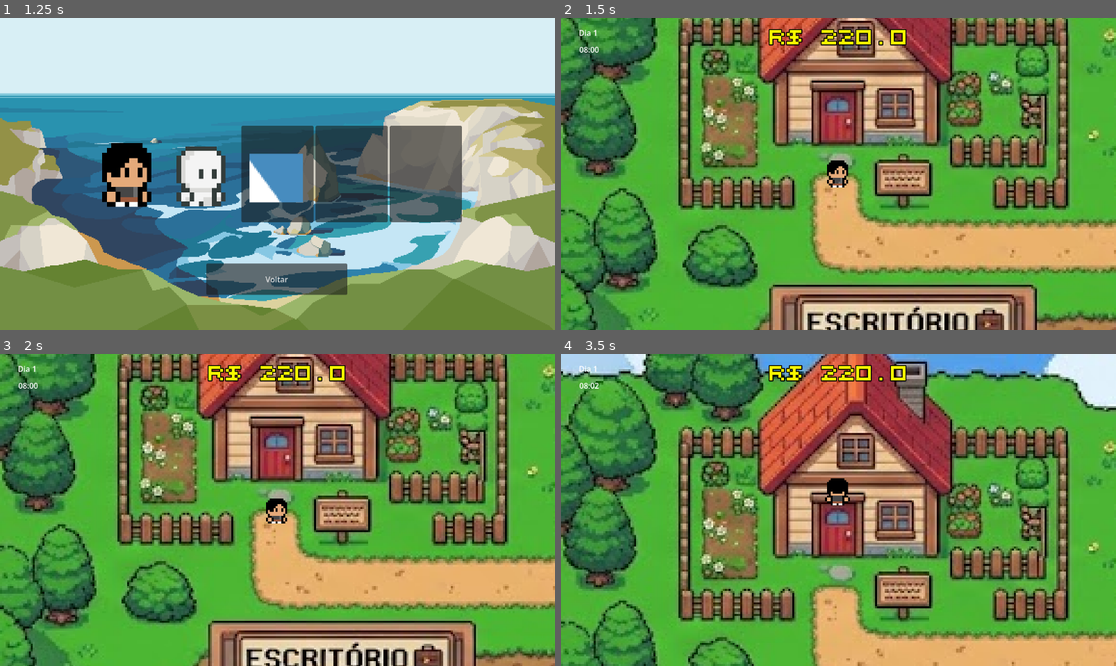
Above: before the commit, frames 1-4 (two rows, left to right).
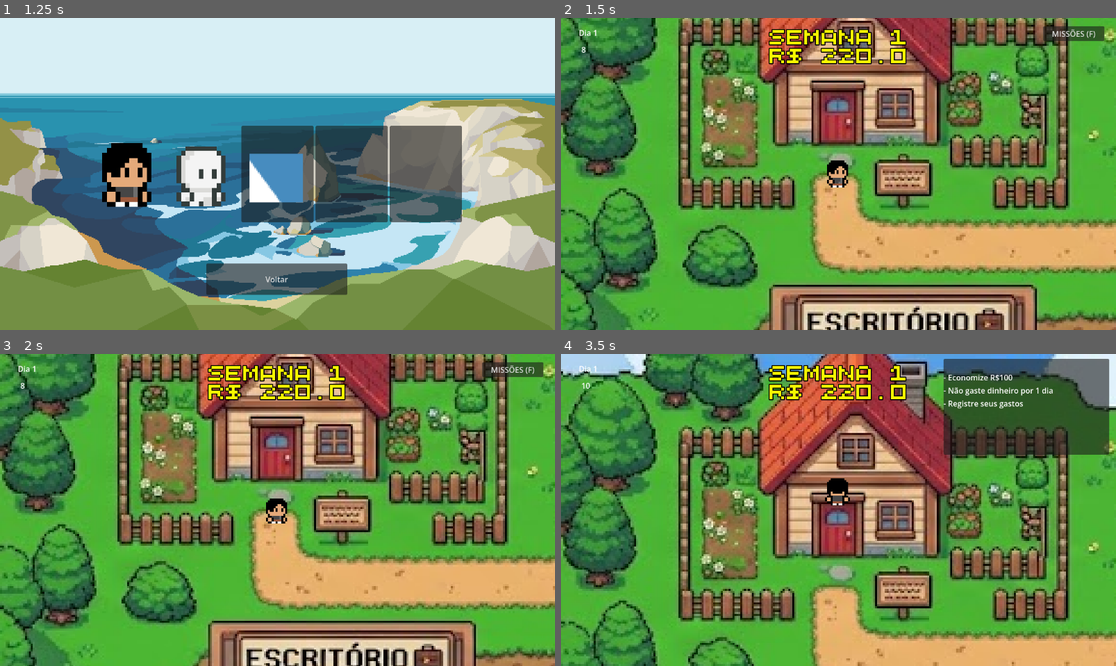
Above: after the commit, the same moments.

Repository: raul4500/mundo-financeiro
Game: Godot game, scene res://scenes/menus/main_menu.tscn
Two runs of this game, one before a commit and one after it. Both use one fixed random seed, a clock stepped at 60 frames per second and the inputs below. The engine's default icon, where the game draws it, is replaced by a stand-in: a white triangle on a blue panel in a dark square.
Inputs (mouse positions are in pixels of both pictures, inside the frame that each line leads up to):
- Up to frame 1 (1.25 s): click "Novo Jogo" at 0.5 s
- Up to frame 2 (1.5 s): click (688, 174) at 1.25 s
- Up to frame 3 (2 s): no input
- Up to frame 4 (3.5 s): click (1071, 369) at 2 s, where only the run after the commit has a clickable "MISSÕES (F)"; tap Enter (ui_accept) at 2.75, 3.02, 3.05, 3.32 s; hold W (move_up) from 2.78 s (still down); hold F from 2.78 s (still down)

Frame 1 is identical in both runs. In frame 2, 2.0% of the frame differs, in the area x 3-98%, y 2-15%; in frame 3, 2.0%; in frame 4, 10%, in the area x 3-99%, y 1-33%.

Commit message:
changes made on class

Diff:
--- a/project.godot
+++ b/project.godot
@@ -22,6 +22,8 @@
 Global="*uid://docig2r6rn8st"
 UnexpectedEvents="*uid://dn0fudhms8ha6"
 TimeManager="*uid://bc7phm8sp46xm"
+MissionManager="*uid://cvt4jycppg2xx"
+DoorManager="*uid://dcjoibsvo3jjk"
 
 [input]
 
--- a/scenes/players/player.tscn
+++ b/scenes/players/player.tscn
@@ -4,6 +4,7 @@
 [ext_resource type="Script" uid="uid://dcbgk5qjcltii" path="res://scripts/hud/hud_control.gd" id="3_phaeh"]
 [ext_resource type="FontFile" uid="uid://bf1r20swxoymi" path="res://assests/fonts/QuinqueFive.otf" id="4_yl2j2"]
 [ext_resource type="PackedScene" uid="uid://cha446b7n3r5r" path="res://scenes/menus/pause_menu.tscn" id="5_es4m5"]
+[ext_resource type="Script" uid="uid://b8pmiwonxqp53" path="res://scripts/hud/missions_ui.gd" id="5_olb2f"]
 
 [sub_resource type="RectangleShape2D" id="RectangleShape2D_tys1d"]
 size = Vector2(9, 5)
@@ -50,13 +51,12 @@
 theme_override_constants/shadow_outline_size = 5
 theme_override_fonts/font = SubResource("FontVariation_m4kff")
 theme_override_font_sizes/font_size = 30
-text = "fsefe"
 horizontal_alignment = 1
 
-[node name="CanvasLayer" type="CanvasLayer" parent="." unique_id=926795539]
+[node name="Pause" type="CanvasLayer" parent="." unique_id=926795539]
 process_mode = 3
 
-[node name="pause_menu" parent="CanvasLayer" unique_id=2075846777 instance=ExtResource("5_es4m5")]
+[node name="pause_menu" parent="Pause" unique_id=2075846777 instance=ExtResource("5_es4m5")]
 anchors_preset = 0
 anchor_right = 0.0
 anchor_bottom = 0.0
@@ -66,3 +66,32 @@
 offset_bottom = 481.0
 grow_horizontal = 1
 grow_vertical = 1
+
+[node name="MissionsUi" type="CanvasLayer" parent="." unique_id=786813186]
+script = ExtResource("5_olb2f")
+
+[node name="Open" type="Button" parent="MissionsUi" unique_id=615180017]
+offset_left = 1001.0
+offset_top = 17.0
+offset_right = 1128.0
+offset_bottom = 48.0
+text = "MISSÕES (F)"
+
+[node name="Panel" type="Panel" parent="MissionsUi" unique_id=590353208]
+visible = false
+show_behind_parent = true
+offset_left = 794.0
+offset_top = 10.0
+offset_right = 1138.0
+offset_bottom = 209.0
+
+[node name="VBoxContainer" type="VBoxContainer" parent="MissionsUi/Panel" unique_id=80979689]
+layout_mode = 0
+offset_right = 40.0
+offset_bottom = 40.0
+
+[node name="Title" type="Label" parent="MissionsUi/Panel/VBoxContainer" unique_id=1263093409]
+layout_mode = 2
+
+[node name="MissionList" type="VBoxContainer" parent="MissionsUi/Panel/VBoxContainer" unique_id=177698271]
+layout_mode = 2
--- a/scenes/world/main_game.tscn
+++ b/scenes/world/main_game.tscn
@@ -4,10 +4,10 @@
 [ext_resource type="Texture2D" uid="uid://chk50sy5fvbm" path="res://assests/sprites/PNG/TileSet_V1.png" id="2_yls0m"]
 [ext_resource type="Texture2D" uid="uid://bn25wcp4u05qr" path="res://assests/sprites/1 Tiles/Tile_04.png" id="3_1ykqh"]
 [ext_resource type="Texture2D" uid="uid://62w5yrcdqt4r" path="res://assests/sprites/68908f99-a84b-46a7-b953-04ed86e010d2.jpg" id="4_atnbu"]
-[ext_resource type="Script" uid="uid://b1lnuqk4aqlo7" path="res://scripts/world/minigame_door.gd" id="5_c3j4a"]
-[ext_resource type="Script" uid="uid://cagihov8rth3a" path="res://scripts/world/shop_door.gd" id="6_v6dap"]
+[ext_resource type="Script" uid="uid://c0fdy3dk8vb0s" path="res://scripts/world/doors/minigame_door.gd" id="5_284u4"]
+[ext_resource type="Script" uid="uid://ld1a4gtiqh5s" path="res://scripts/world/doors/shop_door.gd" id="6_02s2o"]
 [ext_resource type="FontFile" uid="uid://bf1r20swxoymi" path="res://assests/fonts/QuinqueFive.otf" id="7_b558i"]
-[ext_resource type="Script" uid="uid://d3vy1q2be0o6j" path="res://scripts/world/bank_door.gd" id="8_w8cva"]
+[ext_resource type="Script" uid="uid://b87wemh64khlu" path="res://scripts/world/doors/bank_door.gd" id="8_yls0m"]
 
 [sub_resource type="TileSetAtlasSource" id="TileSetAtlasSource_72e8q"]
 texture = ExtResource("2_yls0m")
@@ -852,14 +852,16 @@
 
 [node name="Sp1" type="Marker2D" parent="Spawns" unique_id=569491616]
 
-[node name="minigame_door" type="Area2D" parent="." unique_id=1388088722]
-script = ExtResource("5_c3j4a")
-
-[node name="CollisionShape2D" type="CollisionShape2D" parent="minigame_door" unique_id=1350407543]
+[node name="Doors" type="Node2D" parent="." unique_id=1572920439]
+
+[node name="Minigame_door" type="Area2D" parent="Doors" unique_id=1388088722]
+script = ExtResource("5_284u4")
+
+[node name="CollisionShape2D" type="CollisionShape2D" parent="Doors/Minigame_door" unique_id=1350407543]
 position = Vector2(212, 396)
 shape = SubResource("CircleShape2D_ipu61")
 
-[node name="min_door" type="Label" parent="minigame_door" unique_id=652777388]
+[node name="Minigame" type="Label" parent="Doors/Minigame_door" unique_id=652777388]
 visible = false
 offset_left = 159.0
 offset_top = 349.0
@@ -867,14 +869,14 @@
 offset_bottom = 372.0
 text = "Minigame"
 
-[node name="shop" type="Area2D" parent="." unique_id=233731835]
-script = ExtResource("6_v6dap")
-
-[node name="CollisionShape2D" type="CollisionShape2D" parent="shop" unique_id=1442001352]
+[node name="Market_door" type="Area2D" parent="Doors" unique_id=233731835]
+script = ExtResource("6_02s2o")
+
+[node name="CollisionShape2D" type="CollisionShape2D" parent="Doors/Market_door" unique_id=1442001352]
 position = Vector2(572, 254)
 shape = SubResource("CircleShape2D_70vka")
 
-[node name="buy" type="Label" parent="shop" unique_id=720853210]
+[node name="Market" type="Label" parent="Doors/Market_door" unique_id=720853210]
 visible = false
 offset_left = 518.0
 offset_top = 220.0
@@ -886,14 +888,14 @@
 text = "COMPRAR"
 horizontal_alignment = 1
 
-[node name="bank" type="Area2D" parent="." unique_id=2021245623]
-script = ExtResource("8_w8cva")
-
-[node name="CollisionShape2D" type="CollisionShape2D" parent="bank" unique_id=1537764621]
+[node name="Bank_door" type="Area2D" parent="Doors" unique_id=2021245623]
+script = ExtResource("8_yls0m")
+
+[node name="CollisionShape2D" type="CollisionShape2D" parent="Doors/Bank_door" unique_id=1537764621]
 position = Vector2(640, 429)
 shape = SubResource("CircleShape2D_70vka")
 
-[node name="bank" type="Label" parent="bank" unique_id=1578286873]
+[node name="Bank" type="Label" parent="Doors/Bank_door" unique_id=1578286873]
 visible = false
 offset_left = 598.0
 offset_top = 404.0
@@ -907,9 +909,9 @@
 
 [connection signal="tree_entered" from="." to="." method="_on_tree_entered"]
 [connection signal="tree_exited" from="." to="." method="_on_tree_exited"]
-[connection signal="body_shape_entered" from="minigame_door" to="minigame_door" method="_on_body_shape_entered"]
-[connection signal="body_shape_exited" from="minigame_door" to="minigame_door" method="_on_body_shape_exited"]
-[connection signal="body_shape_entered" from="shop" to="shop" method="_on_body_shape_entered"]
-[connection signal="body_shape_exited" from="shop" to="shop" method="_on_body_shape_exited"]
-[connection signal="body_shape_entered" from="bank" to="bank" method="_on_body_shape_entered"]
-[connection signal="body_shape_exited" from="bank" to="bank" method="_on_body_shape_exited"]
+[connection signal="body_shape_entered" from="Doors/Minigame_door" to="Doors/Minigame_door" method="_on_body_shape_entered"]
+[connection signal="body_shape_exited" from="Doors/Minigame_door" to="Doors/Minigame_door" method="_on_body_shape_exited"]
+[connection signal="body_shape_entered" from="Doors/Market_door" to="Doors/Market_door" method="_on_body_shape_entered"]
+[connection signal="body_shape_exited" from="Doors/Market_door" to="Doors/Market_door" method="_on_body_shape_exited"]
+[connection signal="body_shape_entered" from="Doors/Bank_door" to="Doors/Bank_door" method="_on_body_shape_entered"]
+[connection signal="body_shape_exited" from="Doors/Bank_door" to="Doors/Bank_door" method="_on_body_shape_exited"]
--- a/scenes/world/bank.tscn
+++ b/scenes/world/places/bank.tscn
@@ -1,6 +1,6 @@
 [gd_scene format=3 uid="uid://bljey7557x32m"]
 
-[ext_resource type="Script" uid="uid://6ov1a0843iiq" path="res://scripts/world/banco.gd" id="1_3bwp7"]
+[ext_resource type="Script" uid="uid://6ov1a0843iiq" path="res://scripts/world/bank/banco.gd" id="1_3bwp7"]
 [ext_resource type="Texture2D" uid="uid://yxmmv1bxgkfm" path="res://assests/sprites/bank.jpg" id="2_24jpf"]
 [ext_resource type="FontFile" uid="uid://bf1r20swxoymi" path="res://assests/fonts/QuinqueFive.otf" id="3_dkbjb"]
 
--- /dev/null
+++ b/scenes/world/places/home.tscn
@@ -0,0 +1,47 @@
+[gd_scene format=3 uid="uid://ctgcos5muhc2v"]
+
+[ext_resource type="Script" uid="uid://brqyirmkigsp3" path="res://scripts/world/home/home.gd" id="1_ecgb0"]
+[ext_resource type="FontFile" uid="uid://bf1r20swxoymi" path="res://assests/fonts/QuinqueFive.otf" id="2_tq22s"]
+
+[sub_resource type="FontVariation" id="FontVariation_22txc"]
+base_font = ExtResource("2_tq22s")
+
+[node name="Home" type="Control" unique_id=994487351]
+layout_mode = 3
+anchors_preset = 15
+anchor_right = 1.0
+anchor_bottom = 1.0
+grow_horizontal = 2
+grow_vertical = 2
+script = ExtResource("1_ecgb0")
+
+[node name="Label_Money" type="Label" parent="." unique_id=617710880]
+modulate = Color(0.9696924, 0.9696924, 0.9696924, 1)
+layout_mode = 1
+anchors_preset = 5
+anchor_left = 0.5
+anchor_right = 0.5
+offset_left = -128.0
+offset_top = 29.0
+offset_right = 131.0
+offset_bottom = 71.0
+grow_horizontal = 2
+theme_override_colors/font_color = Color(1, 1, 0, 1)
+theme_override_constants/outline_size = 8
+theme_override_constants/shadow_outline_size = 5
+theme_override_fonts/font = SubResource("FontVariation_22txc")
+theme_override_font_sizes/font_size = 30
+text = "R$ 200,00"
+horizontal_alignment = 1
+
+[node name="Exit" type="Button" parent="." unique_id=1106297080]
+layout_mode = 0
+offset_left = 15.0
+offset_top = 19.0
+offset_right = 152.0
+offset_bottom = 59.0
+theme_override_fonts/font = ExtResource("2_tq22s")
+text = "SAIR
+"
+
+[connection signal="pressed" from="Exit" to="." method="_on_exit_pressed"]
--- a/scenes/world/market.tscn
+++ b/scenes/world/places/market.tscn
@@ -1,6 +1,6 @@
 [gd_scene format=3 uid="uid://b4xvk2fnxmf73"]
 
-[ext_resource type="Script" uid="uid://dhgjxsjmqw3kg" path="res://scripts/world/market.gd" id="1_ovrwm"]
+[ext_resource type="Script" uid="uid://dhgjxsjmqw3kg" path="res://scripts/world/market/market.gd" id="1_ovrwm"]
 [ext_resource type="FontFile" uid="uid://bf1r20swxoymi" path="res://assests/fonts/QuinqueFive.otf" id="2_kvkvd"]
 
 [sub_resource type="FontVariation" id="FontVariation_yyx4t"]
@@ -34,35 +34,6 @@
 text = "R$ 200,00"
 horizontal_alignment = 1
 
-[node name="Button_Deposit" type="Button" parent="." unique_id=710077164]
-layout_mode = 0
-offset_left = 72.0
-offset_top = 422.0
-offset_right = 457.0
-offset_bottom = 521.0
-theme_override_fonts/font = ExtResource("2_kvkvd")
-text = "DEPOSITAR"
-
-[node name="Button_Withdraw" type="Button" parent="." unique_id=11603081]
-layout_mode = 0
-offset_left = 634.0
-offset_top = 422.0
-offset_right = 1019.0
-offset_bottom = 521.0
-theme_override_fonts/font = ExtResource("2_kvkvd")
-text = "SACAR"
-
-[node name="Button3" type="Button" parent="." unique_id=974597138]
-modulate = Color(1, 1, 1, 0.42745098)
-layout_mode = 0
-offset_left = 374.0
-offset_top = 558.0
-offset_right = 722.0
-offset_bottom = 607.0
-mouse_filter = 2
-theme_override_fonts/font = ExtResource("2_kvkvd")
-text = "INVESTIR"
-
 [node name="Exit" type="Button" parent="." unique_id=2073528430]
 layout_mode = 0
 offset_left = 15.0
@@ -73,4 +44,11 @@
 text = "SAIR
 "
 
+[node name="TabContainer" type="TabContainer" parent="." unique_id=2101552195]
+layout_mode = 0
+offset_left = 115.0
+offset_top = 82.0
+offset_right = 1002.0
+offset_bottom = 579.0
+
 [connection signal="pressed" from="Exit" to="." method="_on_exit_pressed"]
--- a/scripts/hud/clock.gd
+++ b/scripts/hud/clock.gd
@@ -9,16 +9,15 @@
 	TimeManager.connect("day_changed", Callable(self, "_on_day_changed"))
 
 	# Atualizar imediatamente ao iniciar
-	_update_clock(Global.player["hour"], Global.player["minute"])
-	_update_day(TimeManager.current_day)
+	_update_clock(Global.player["hour"])
+	_update_day(Global.player["day"])
 
-func _on_time_changed(hour, minute):
-	_update_clock(hour, minute)
+func _on_time_changed(hour):
+	_update_clock(hour)
 
-func _update_clock(hour, minute):
-	var h = str(hour).pad_zeros(2)
-	var m = str(minute).pad_zeros(2)
-	clock_label.text = h + ":" + m
+func _update_clock(hour):
+	var h = int(hour)
+	clock_label.text = " %d" %h
 
 func _on_day_changed(day):
 	_update_day(day)
--- a/scripts/hud/hud_control.gd
+++ b/scripts/hud/hud_control.gd
@@ -9,4 +9,4 @@
 
 # Called every frame. 'delta' is the elapsed time since the previous frame.
 func _process(delta: float) -> void:
-	money_label.text = "R$ %s" %Global.player["money"]
+	money_label.text = "Semana %d" %Global.player["week"] + "\nR$ %s" %Global.player["money"]
--- /dev/null
+++ b/scripts/hud/missions_ui.gd
@@ -0,0 +1,31 @@
+extends CanvasLayer
+
+@onready var mission_list = $Panel/VBoxContainer/MissionList
+@onready var panel = $Panel
+@onready var mission_button = $Open
+
+
+func _ready():
+	load_missions(Global.player["week"])
+	TimeManager.connect("week_changed", Callable(self, "load_missions"))
+
+func load_missions(phase: int):
+	# limpa lista
+	for child in mission_list.get_children():
+		child.queue_free()
+
+	var missions = MissionManager.missions_data[phase]
+	print(missions)
+
+	for m in missions:
+		var label = Label.new()
+		label.text = "- " + m
+		mission_list.add_child(label)
+
+func _process(delta: float) -> void:
+	if Input.is_key_pressed(KEY_F):
+		panel.visible = true
+		mission_button.visible = false
+	else:
+		panel.visible = false
+		mission_button.visible = true
--- a/scripts/menus/choose_character.gd
+++ b/scripts/menus/choose_character.gd
@@ -4,13 +4,13 @@
 func _ready():
 	$HBoxContainer/raul.pressed.connect(func(): select_character("Raul", 1.1))
 	$HBoxContainer/matheus.pressed.connect(func(): select_character("Matheus", 1.3))
-	$HBoxContainer/phillip.pressed.connect(func(): select_character("Phillip", 1))
+	$HBoxContainer/phillip.pressed.connect(func(): select_character("Phillip", 1.2))
 	$HBoxContainer/melissa.pressed.connect(func(): select_character("Melissa", 1.1))
 	$HBoxContainer/enzo.pressed.connect(func(): select_character("Enzo", 0.9))
 
 func select_character(name: String, k: float) -> void:
 	SaveManager.delete_save()
-	Global.new_game(name, k*200)
+	Global.new_game(name, Global.player["school_level"]*k*200)
 	print(Global.player)
 	get_tree().change_scene_to_file("res://scenes/world/main_game.tscn")
 
--- a/scripts/minigame/level.gd
+++ b/scripts/minigame/level.gd
@@ -2,3 +2,4 @@
 
 func _on_body_shape_entered(body_rid: RID, body: Node2D, body_shape_index: int, local_shape_index: int) -> void:
 	Global.player["school_level"] += 1
+	Global.update_salary()
--- a/scripts/world/bank_door.gd
+++ b/scripts/world/doors/bank_door.gd
@@ -1,11 +1,11 @@
 extends Area2D
 
 var dentro = false
-@onready var label = $bank
+@onready var label = $Bank
 
 func _process(delta: float) -> void:
 	if Input.is_key_pressed(KEY_ENTER) and dentro == true:
-		get_tree().change_scene_to_file("res://scenes/world/bank.tscn")
+		get_tree().change_scene_to_file("res://scenes/world/places/bank.tscn")
 
 func _on_body_shape_entered(body_rid: RID, body: Node2D, body_shape_index: int, local_shape_index: int) -> void:
 	label.show()
--- /dev/null
+++ b/scripts/world/doors/doors.gd
@@ -0,0 +1,16 @@
+extends Area2D
+
+var dentro = false
+#@onready var label = $bank
+
+#func _process(delta: float) -> void:
+#	if Input.is_key_pressed(KEY_ENTER) and dentro == true:
+#		get_tree().change_scene_to_file("res://scenes/world/places/bank.tscn")
+
+#func _on_body_shape_entered(body_rid: RID, body: Node2D, body_shape_index: int, local_shape_index: int) -> void:
+#	label.show()
+#	dentro = true
+
+#func _on_body_shape_exited(body_rid: RID, body: Node2D, body_shape_index: int, local_shape_index: int) -> void:
+#	label.hide()
+#	dentro = false
--- a/scripts/world/minigame_door.gd
+++ b/scripts/world/doors/minigame_door.gd
@@ -1,7 +1,7 @@
 extends Area2D
 
 var dentro = false
-@onready var label = $min_door
+@onready var label = $Minigame
 
 func _process(delta: float) -> void:
 	if Input.is_key_pressed(KEY_ENTER) and dentro == true:
--- a/scripts/world/shop_door.gd
+++ b/scripts/world/doors/shop_door.gd
@@ -1,19 +1,16 @@
 extends Area2D
 
 var dentro = false
-@onready var label = $buy
+@onready var label = $Market
 
 func _process(delta: float) -> void:
-	if Input.is_action_just_pressed("ui_accept") and dentro == true:
-		if Global.player["money"] > 0:
-			Global.player["money"] -= 10
-
+	if Input.is_key_pressed(KEY_ENTER) and dentro == true:
+		get_tree().change_scene_to_file("res://scenes/world/places/market.tscn")
 
 func _on_body_shape_entered(body_rid: RID, body: Node2D, body_shape_index: int, local_shape_index: int) -> void:
 	label.show()
 	dentro = true
 
-
 func _on_body_shape_exited(body_rid: RID, body: Node2D, body_shape_index: int, local_shape_index: int) -> void:
 	label.hide()
 	dentro = false
--- a/scripts/world/market.gd
+++ b/scripts/world/home/home.gd
@@ -1,13 +1,8 @@
 extends Control
 
+
+
 @onready var label_money = $Label_Money
-@onready var label_saldo = $Label_Saldo
-
-@onready var input_deposit = $LineEdit_Deposit
-@onready var input_withdraw = $LineEdit_Withdraw
-
-@onready var btn_deposit = $Button_Deposit
-@onready var btn_withdraw = $Button_Withdraw
 
 func _ready():
 	Input.set_mouse_mode(Input.MOUSE_MODE_VISIBLE)
--- a/scripts/world/main_game.gd
+++ b/scripts/world/main_game.gd
@@ -5,7 +5,7 @@
 
 
 func _ready():
-	Input.set_mouse_mode(Input.MOUSE_MODE_CAPTURED)
+	#Input.set_mouse_mode(Input.MOUSE_MODE_CAPTURED)
 	scene = load("res://scenes/players/player.tscn")
 	character = scene.instantiate()
 	var pos = Global.player["position"]
--- /dev/null
+++ b/scripts/world/market/market.gd
@@ -0,0 +1,209 @@
+extends Control
+
+var items: Dictionary = {
+	"foods": [{
+		"bread": {
+			"price": 5
+		},
+		"rice": {
+			"price": 20
+		},
+		"hamburger": {
+			"price": 30
+		},
+		"apple": {
+			"price": 4
+		},
+		"banana": {
+			"price": 3
+		},
+		"milk": {
+			"price": 8
+		},
+		"cheese": {
+			"price": 12
+		},
+		"meat": {
+			"price": 25
+		},
+		"egg": {
+			"price": 6
+		},
+		"fish": {
+			"price": 22
+		}
+	}],
+
+	"drinks": [{
+		"water": {
+			"price": 2
+		},
+		"juice": {
+			"price": 6
+		},
+		"coffee": {
+			"price": 10
+		},
+		"soda": {
+			"price": 8
+		},
+		"tea": {
+			"price": 5
+		},
+		"energy_drink": {
+			"price": 15
+		},
+		"beer": {
+			"price": 12
+		},
+		"wine": {
+			"price": 35
+		},
+		"milkshake": {
+			"price": 18
+		},
+		"hot_chocolate": {
+			"price": 14
+		}
+	}],
+
+	"home": [{
+		"soap": {
+			"price": 5
+		},
+		"hygienic_paper": {
+			"price": 3
+		},
+		"mop": {
+			"price": 10
+		},
+		"detergent": {
+			"price": 7
+		},
+		"trash_bag": {
+			"price": 4
+		},
+		"broom": {
+			"price": 9
+		},
+		"bucket": {
+			"price": 11
+		},
+		"toothpaste": {
+			"price": 6
+		},
+		"shampoo": {
+			"price": 13
+		},
+		"towel": {
+			"price": 20
+		}
+	}],
+
+	"tools": [{
+		"hammer": {
+			"price": 25
+		},
+		"screwdriver": {
+			"price": 15
+		},
+		"axe": {
+			"price": 40
+		},
+		"pickaxe": {
+			"price": 50
+		},
+		"shovel": {
+			"price": 22
+		},
+		"pliers": {
+			"price": 18
+		},
+		"saw": {
+			"price": 28
+		},
+		"wrench": {
+			"price": 16
+		},
+		"drill": {
+			"price": 75
+		},
+		"toolbox": {
+			"price": 60
+		}
+	}],
+
+	"electronics": [{
+		"flashlight": {
+			"price": 18
+		},
+		"radio": {
+			"price": 45
+		},
+		"battery": {
+			"price": 12
+		},
+		"phone": {
+			"price": 120
+		},
+		"tv": {
+			"price": 300
+		},
+		"laptop": {
+			"price": 500
+		},
+		"headphones": {
+			"price": 80
+		},
+		"keyboard": {
+			"price": 40
+		},
+		"mouse": {
+			"price": 25
+		},
+		"speaker": {
+			"price": 70
+		}
+	}]
+}
+
+@onready var tab_container = $TabContainer
+@onready var label_money = $Label_Money
+
+func _ready():
+	Input.set_mouse_mode(Input.MOUSE_MODE_VISIBLE)
+	update_labels()
+	for group_name in items.keys():
+		var vbox = VBoxContainer.new()
+		vbox.name = group_name.capitalize() + "VBox"
+
+		tab_container.add_child(vbox)
+
+		var tab_index = tab_container.get_tab_count() - 1  # último índice
+		tab_container.set_tab_title(tab_index, group_name.capitalize())
+
+		var item_dict = items[group_name][0]
+
+		for item_name in item_dict.keys():
+			var button = Button.new()
+			var price = item_dict[item_name]["price"]
+			button.text = "%s - $%d" % [item_name.capitalize(), price]
+			button.pressed.connect(
+				_on_buy_item.bind(group_name, item_name)
+			)
+			vbox.add_child(button)
+
+func update_labels():
+	label_money.text = "Dinheiro: $" + str(Global.player["money"])
+
+func _on_exit_pressed() -> void:
+	get_tree().change_scene_to_file("res://scenes/world/main_game.tscn")
+
+func _on_buy_item(group_name: String, item_name: String):
+	var price = items[group_name][0][item_name]["price"]
+	if Global.player["money"] > price:
+		print("Comprou:", item_name, "por", price)
+		Global.player["money"] = int(Global.player["money"]-price)
+		update_labels()
+	else:
+		print("Saldo insuficiente")
--- /dev/null
+++ b/singletons/MissionManager.gd
@@ -0,0 +1,29 @@
+extends Node
+
+var missions_data = {
+	1: [
+		"Economize R$100",
+		"Não gaste dinheiro por 1 dia",
+		"Registre seus gastos"
+	],
+	2: [
+		"Guarde dinheiro na poupança",
+		"Economize R$300",
+		"Evite compras impulsivas"
+	],
+	3: [
+		"Invista em um fundo",
+		"Analise seus gastos da semana",
+		"Economize R$500"
+	],
+	4: [
+		"Invista em ações",
+		"Diversifique investimentos",
+		"Ganhe R$200 com investimentos"
+	],
+	5: [
+		"Monte uma carteira completa",
+		"Alcance R$2000",
+		"Mantenha saldo positivo por 7 dias"
+	]
+}
--- a/singletons/TimeManager.gd
+++ b/singletons/TimeManager.gd
@@ -12,7 +12,7 @@
 
 func update_time():
 	current_day = Global.player["day"]
-	current_minute = Global.player["minute"]
+	current_minute = 0
 	current_hour = Global.player["hour"]
 
 func _ready() -> void:
@@ -20,7 +20,7 @@
 
 func _process(delta):
 	if Global.play_time == true:
-		timer += delta * time_scale
+		timer += delta * time_scale * 1000
 		if timer >= 60:
 			timer = 0
 			_add_minute()
@@ -37,6 +37,13 @@
 			current_day += 1
 			Global.player["day"] = current_day
 			emit_signal("day_changed", current_day)
+		if current_day >= 6:
+			Global.player["day"] = 0
+			emit_signal("day_changed", 1)
+			emit_signal("week_changed")
+			update_time()
+			Global.player["week"] += 1
+			Global.get_paid()
+			print(Global.player["week"])
 	Global.player["hour"] = current_hour
-	Global.player["minute"] = current_minute
-	emit_signal("time_changed", current_hour, current_minute)
+	emit_signal("time_changed", current_hour)
--- a/singletons/global.gd
+++ b/singletons/global.gd
@@ -6,14 +6,14 @@
 		"money": 0,
 		"saldo": 0,
 		"week": 1,
-		"school_level": 0,
+		"salary": 200,
+		"school_level": 1,
 		"position": {
 			"x": 500,
 			"y": 200
 			},
 		"day": 1,
 		"hour": 8,
-		"minute": 0
 	}
 
 var play_time: bool = false
@@ -22,12 +22,13 @@
 	player["name"] = name
 	player["money"] = money
 	player["saldo"] = 0
+	player["week"] = 1
 	player["school_level"] = 1
+	player["salary"] = money
 	player["position"]["x"] = 180
 	player["position"]["y"] = 210
 	player["day"] = 1
 	player["hour"] = 8
-	player["minute"] = 0
 	TimeManager.update_time()
 
 func load_data() -> void:
@@ -37,6 +38,12 @@
 		player = SaveManager.load_game()
 		print("game loaded")
 
+func update_salary() -> void:
+	player["salary"] = int(player["school_level"]*player["salary"]/1.5)
+
+func get_paid() -> void:
+	player["money"] += player["salary"]
+
 func _ready() -> void:
 	load_data()
 	print(player)
Not shown, added: scripts/hud/missions_ui.gd.uid
Renamed: scripts/world/banco.gd -> scripts/world/bank/banco.gd
Renamed: scripts/world/banco.gd.uid -> scripts/world/bank/banco.gd.uid
Not shown, added: scripts/world/doors/bank_door.gd.uid
Renamed: scripts/world/bank_door.gd.uid -> scripts/world/doors/doors.gd.uid
Not shown, added: scripts/world/doors/minigame_door.gd.uid
Not shown, added: scripts/world/doors/shop_door.gd.uid
Not shown, added: scripts/world/home/home.gd.uid
Renamed: scripts/world/market.gd.uid -> scripts/world/market/market.gd.uid
Not shown, removed: scripts/world/minigame_door.gd.uid
Not shown, removed: scripts/world/shop_door.gd.uid
Not shown, added: singletons/MissionManager.gd.uid
